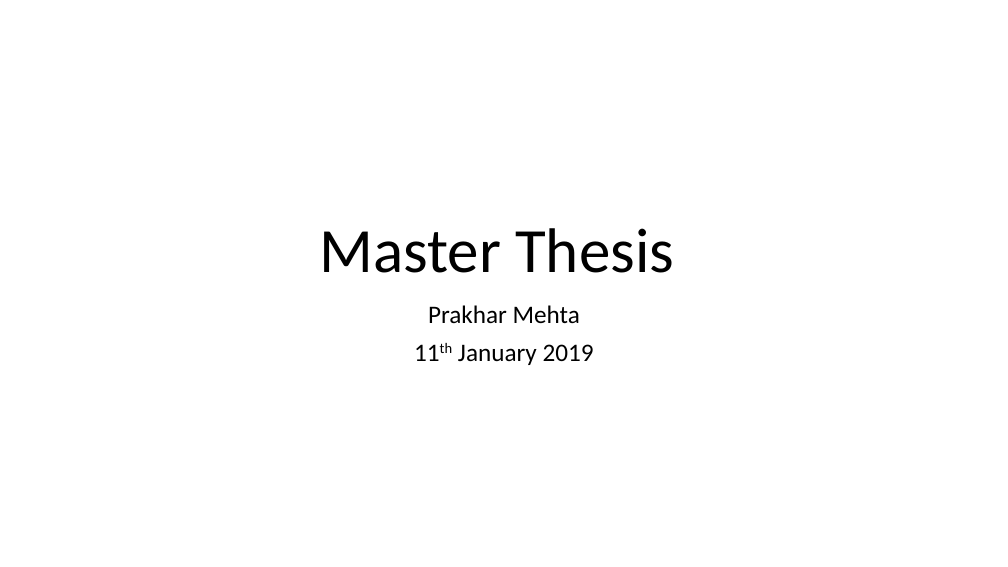
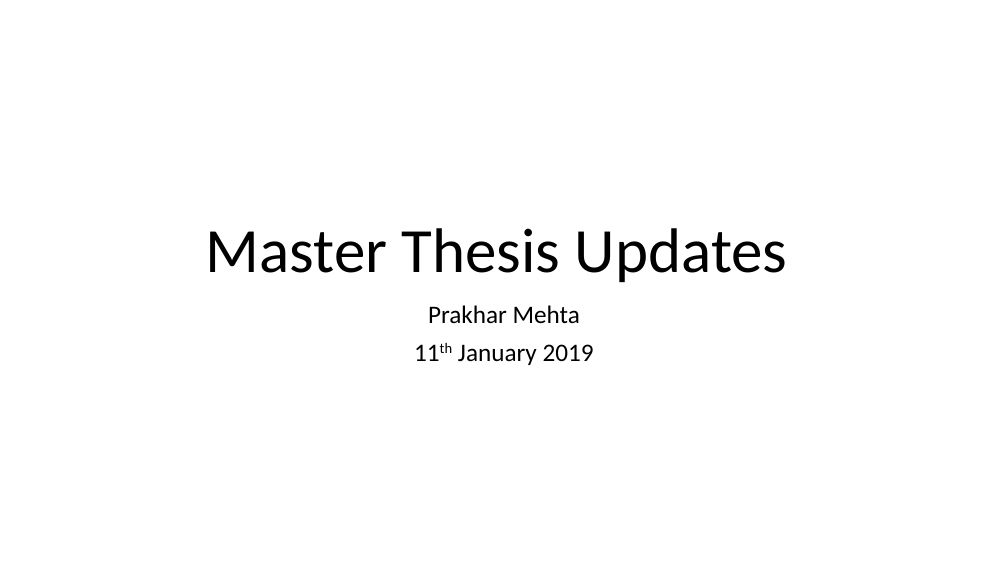
Before and after one commit to prakharmehta95/Thesis, a slide deck: slide 1 of PM/Presentations/PM_ThesisUpdates_Jan11.pptx. Drawn at 1008x567 pixels with LibreOffice and Linux fonts; fonts in the diff are those of the drawing. Boxes give left, top, right and bottom in pixels: in the first picture for what was removed or moved away, otherwise in the second. Text is boxed around its words. In the diff, an @@ line names an element or a change of style, - is before the commit and + after.

```diff
--- a/PM/Presentations/PM_ThesisUpdates_Jan11.pptx
+++ b/PM/Presentations/PM_ThesisUpdates_Jan11.pptx
@@ title at (206,228,788,282): text changed @@
-Master Thesis
+Master Thesis Updates
```
Also in this commit, not shown: 7 other slides changed, 1 slide removed, 7 other files.
